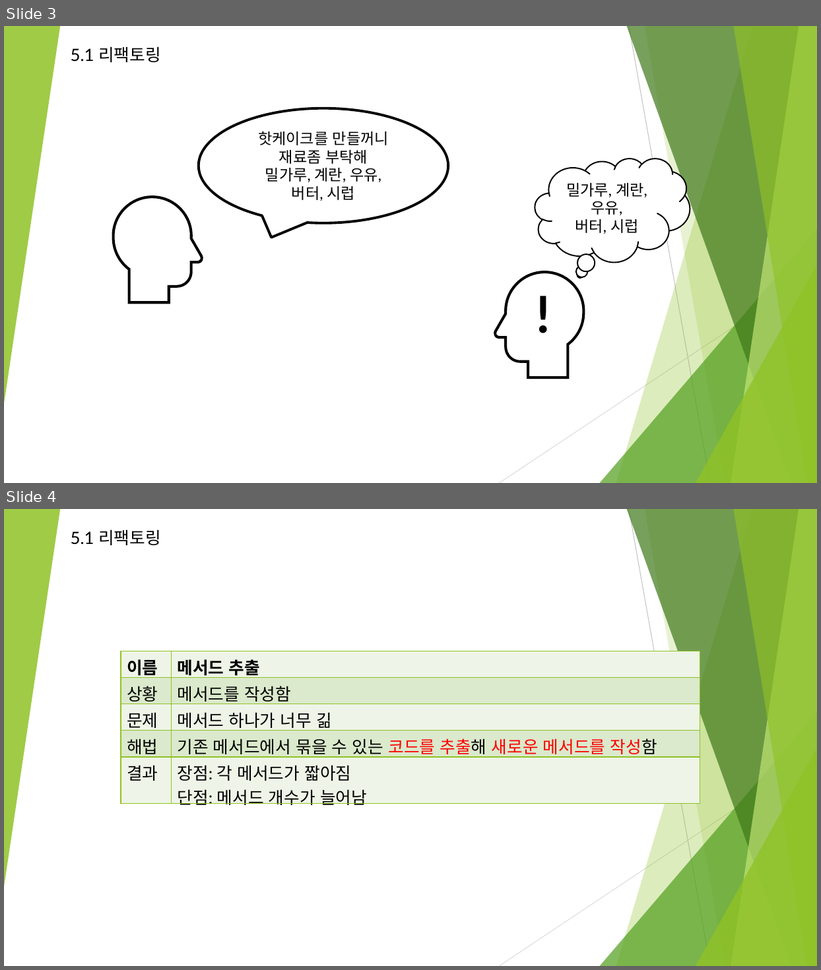
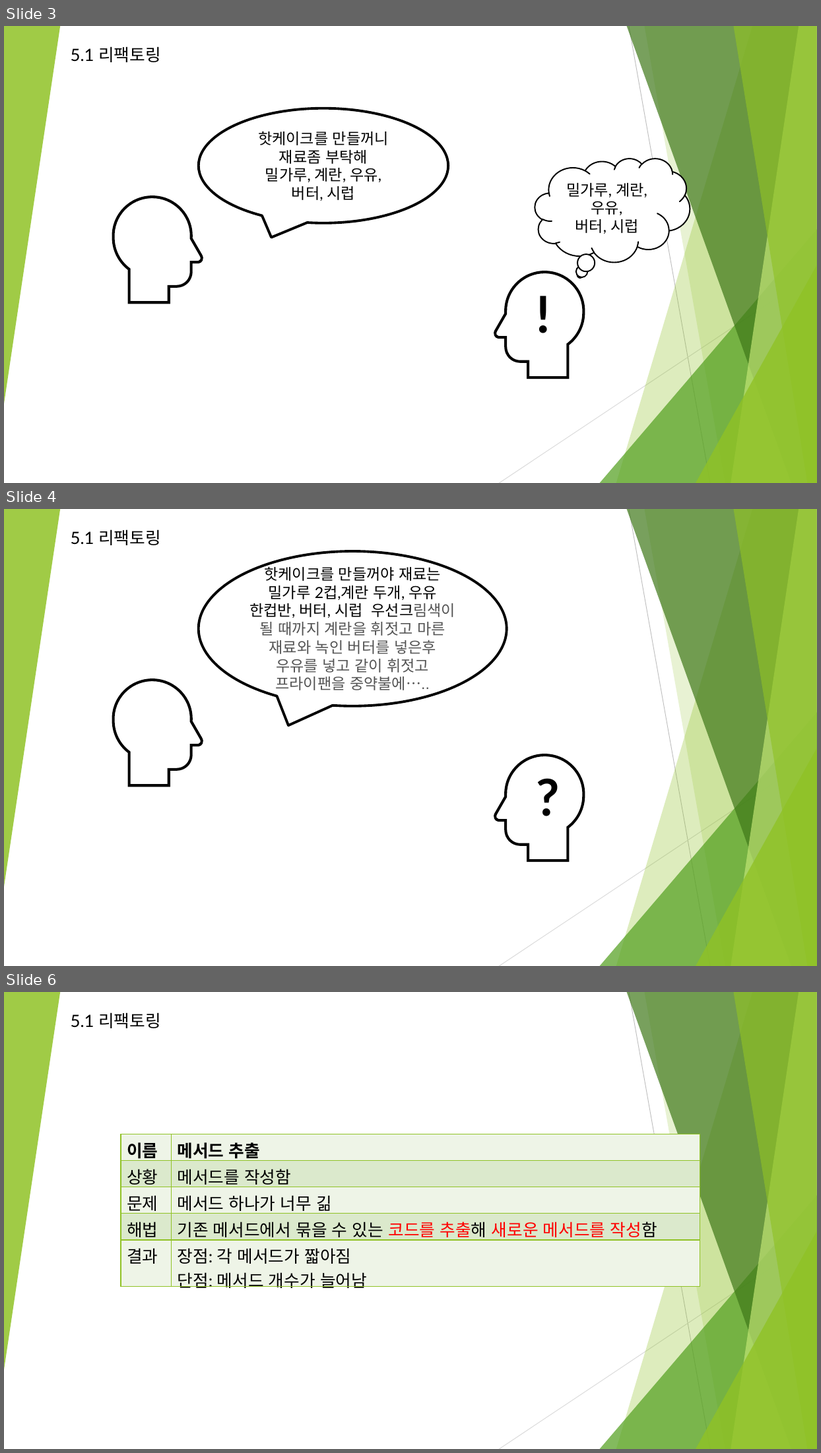
Before and after one commit to kim-seungmin/refactoringStudy, a slide deck: 리펙토링.pptx. Shown one above the other, each under a label of ours: slides 3 and 4 before the commit, slides 3, 4 and 6 after it; the slides between them are not shown. The pictures are 821x970 and 821x1453 pixels, drawn with LibreOffice and Linux fonts; fonts in the diff are those of the drawing. Boxes give left, top, right and bottom in pixels: in the first picture for what was removed or moved away, otherwise in the second. Text is boxed around its words. In the diff, an @@ line names an element or a change of style, - is before the commit and + after.

```diff
--- a/리펙토링.pptx
+++ b/리펙토링.pptx
@@ slide 4 added at bbox=[4, 509, 817, 966], background #FFFFFF; not listed: 10 template elements that a slide beside it also shows @@
@@ text added at bbox=[71, 529, 161, 545], 20 pt, text #000000 @@
+5.1 리팩토링
@@ speech bubble added at bbox=[199, 551, 507, 706], fill #FFFFFF, outline #000000 3 pt, 18 pt, text #545454 @@
+핫케이크를 만들꺼야 재료는 밀가루 2컵,계란 두개, 우유 한컵반, 버터, 시럽 우선크림색이 될 때까지 계란을 휘젓고 마른 재료와 녹인 버터를 넣은후 우유를 넣고 같이 휘젓고 프라이팬을 중약불에…..
@@ freeform shape added at bbox=[112, 679, 203, 787], fill #000000 @@
@@ freeform shape added at bbox=[494, 755, 585, 863], fill #000000 @@
@@ text added at bbox=[531, 762, 565, 830], 60 pt, text #000000, bold @@
+?
@@ what was slide 4 is now slide 6 @@
```
Also in this commit, not shown: 7 slides changed, 1 other slide added, 1 slide removed.
